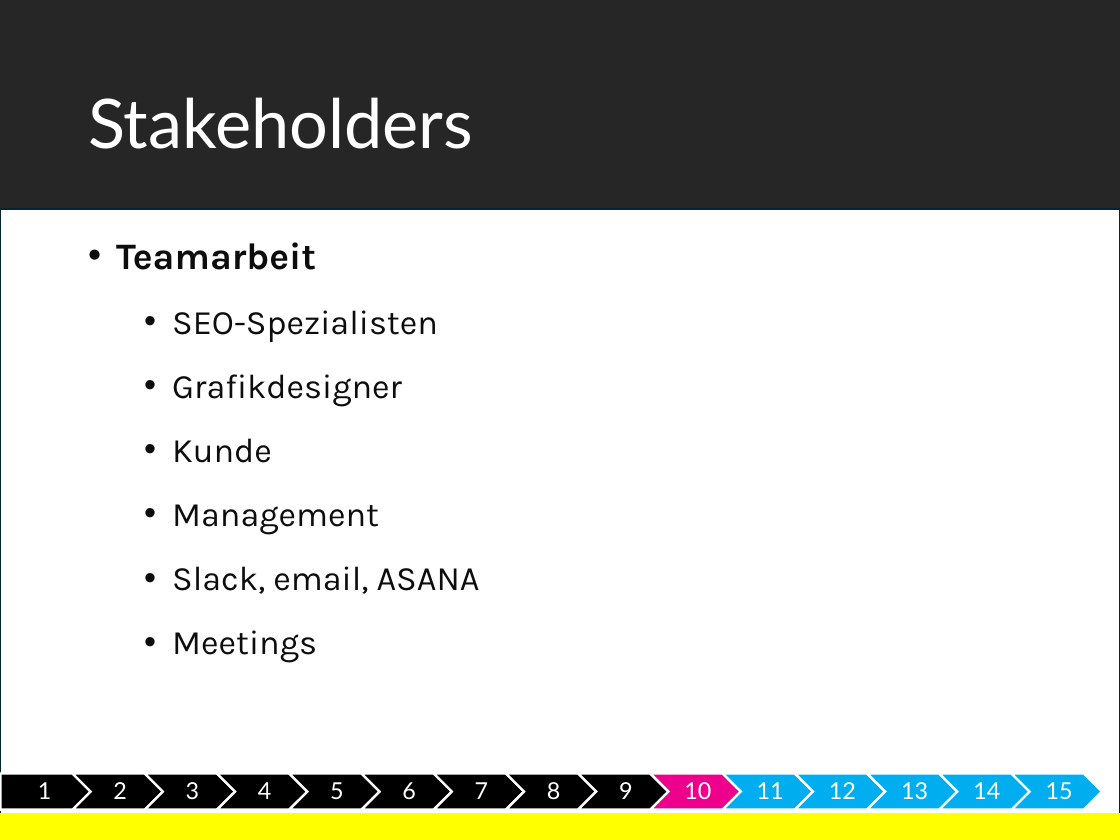
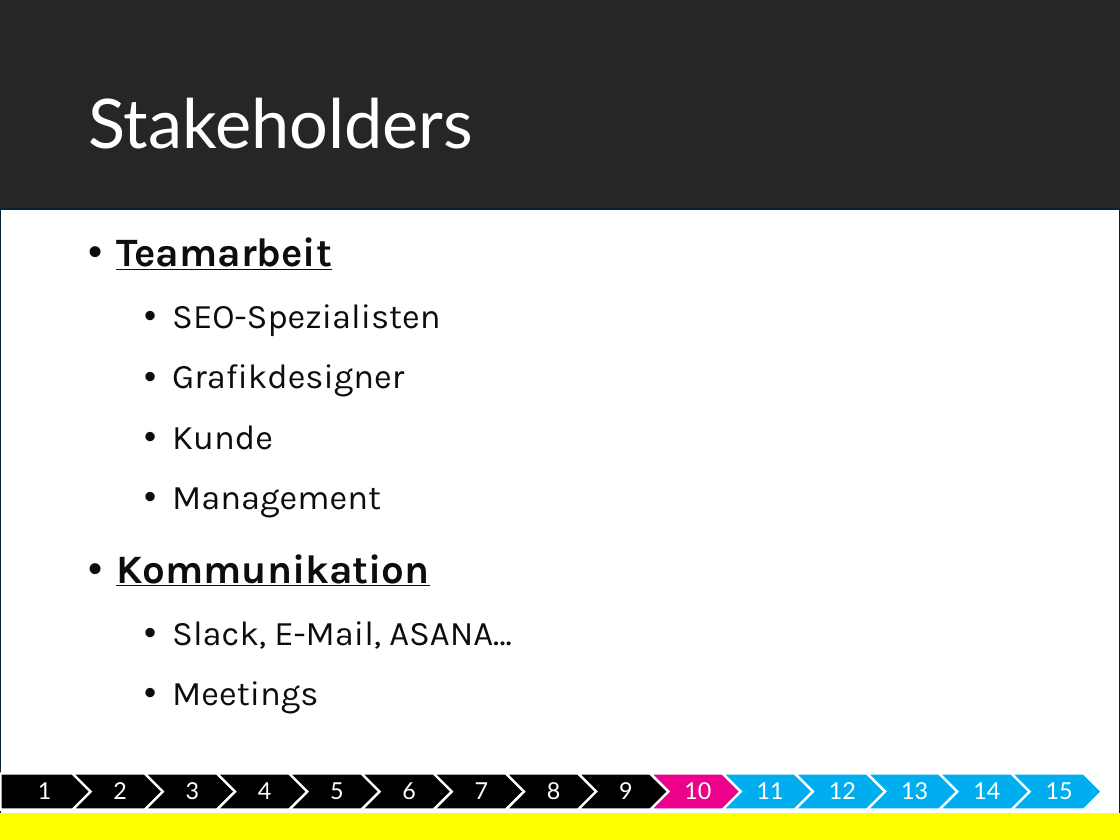
Before and after one commit to gregorio-pirolini/markdown, a slide deck: slide 11 of meinProject43.pptx (slide 10 before the commit). Drawn at 1120x840 pixels with LibreOffice and Linux fonts; fonts in the diff are those of the drawing; background and template pictures are left out. Boxes give left, top, right and bottom in pixels: in the first picture for what was removed or moved away, otherwise in the second. Text is boxed around its words. In the diff, an @@ line names an element or a change of style, - is before the commit and + after.

```diff
--- a/meinProject43.pptx
+++ b/meinProject43.pptx
@@ text at [116,237,440,714]: size 24 to 25.9 pt, underline on in "Teamarbeit"; size 22 to 22.2 pt in "SEO-Spezialisten", "Grafikdesigner", "Kunde", "Management" and 1 more places; line spacing 1.07 to 0.97 @@
@@ text at [116,554,512,649]: text changed; size 22 to 22.2 pt @@
-  • Slack, email, ASANA
+• Kommunikation
+  • Slack, E-Mail, ASANA…
```
Also in this commit, not shown: 7 other slides changed, 1 slide added, 2 other files.
